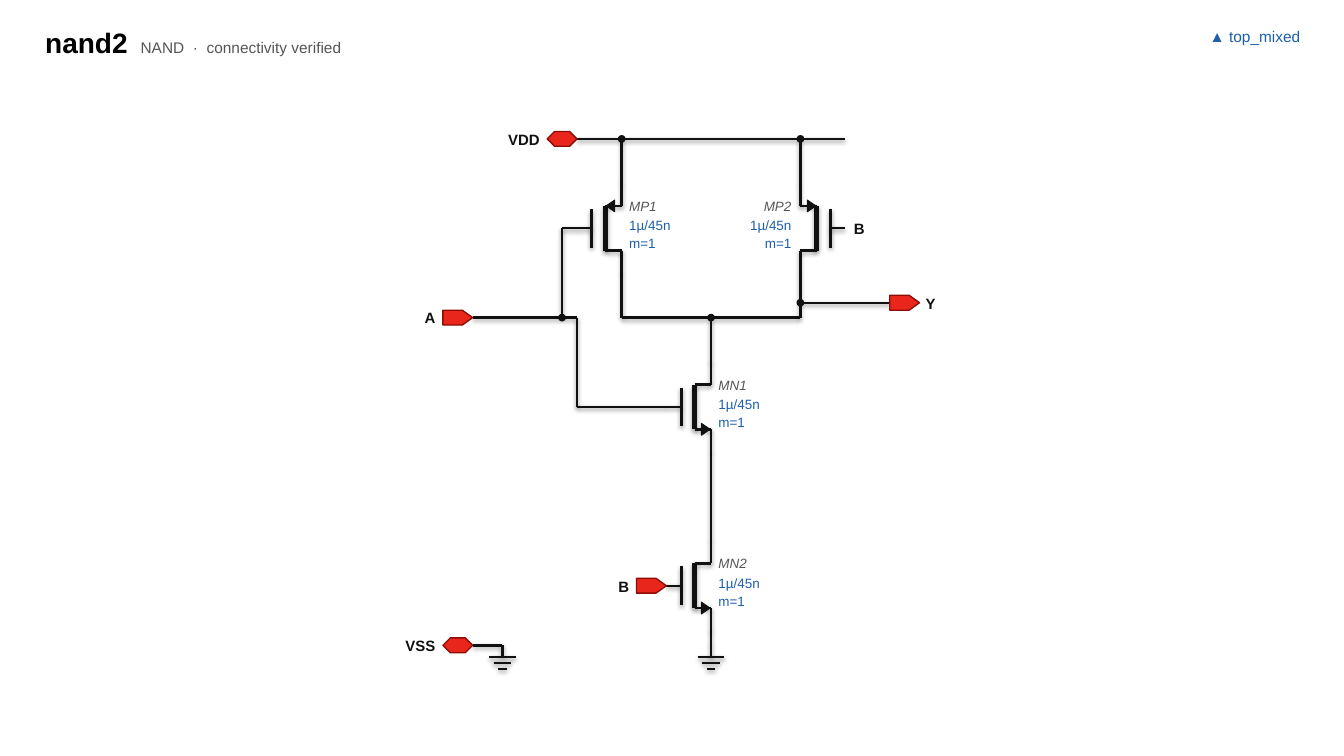
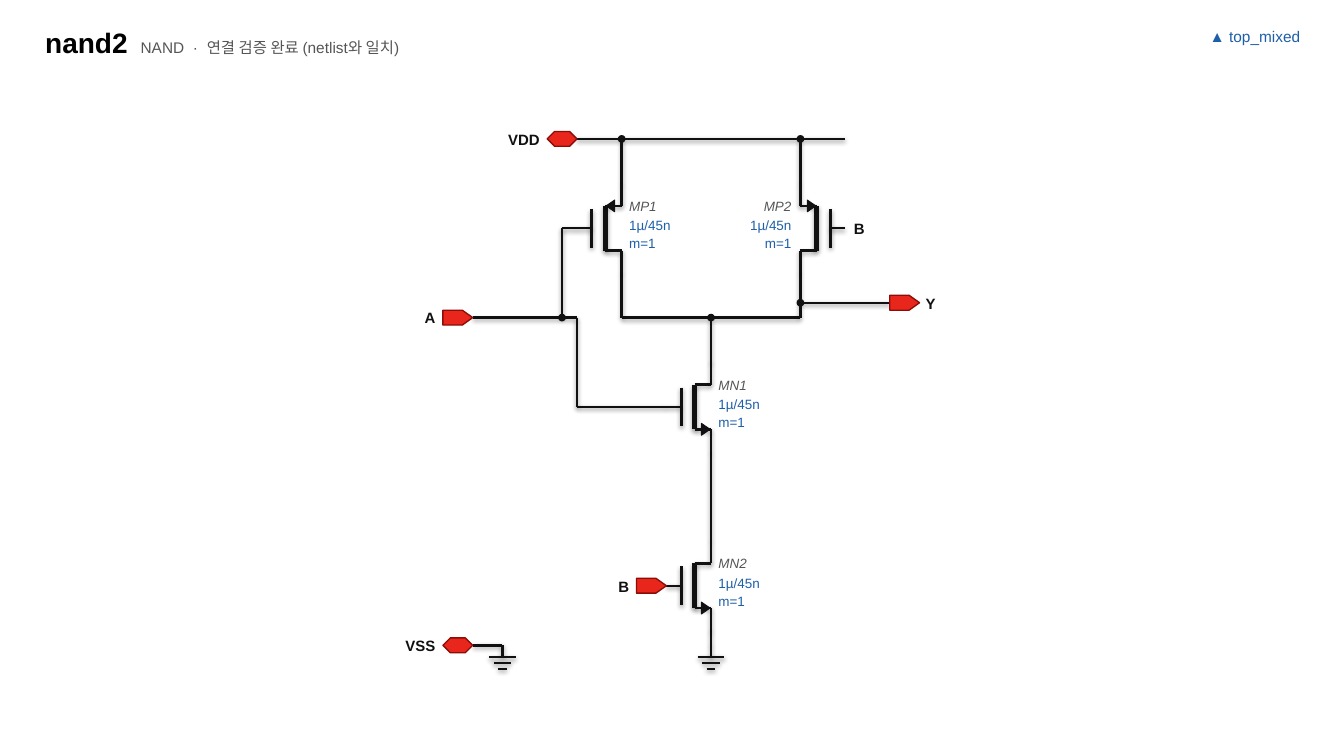
Before and after one commit to jmseo16/etf-dashboard, a slide deck: slide 4 of examples/virtuoso_style_schematic.pptx. Drawn at 1344x756 pixels with LibreOffice and Linux fonts; fonts in the diff are those of the drawing. Boxes give left, top, right and bottom in pixels: in the first picture for what was removed or moved away, otherwise in the second. Text is boxed around its words. In the diff, an @@ line names an element or a change of style, - is before the commit and + after.

```diff
--- a/examples/virtuoso_style_schematic.pptx
+++ b/examples/virtuoso_style_schematic.pptx
@@ text at (45, 32, 400, 56): text changed @@
-nand2 NAND · connectivity verified
+nand2 NAND · 연결 검증 완료 (netlist와 일치)
```
Also in this commit, not shown: 3 other slides changed, 14 other files.
